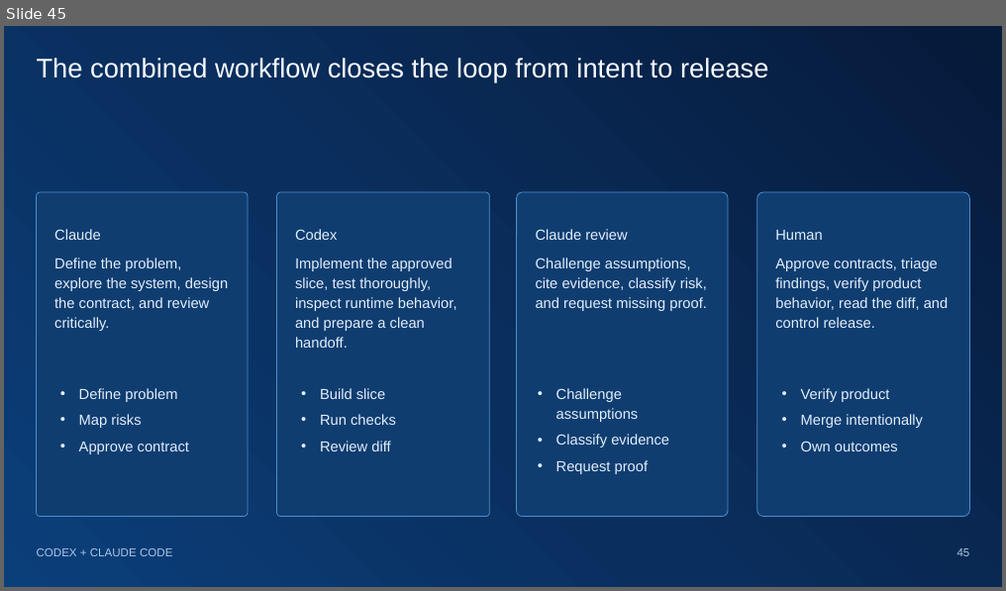
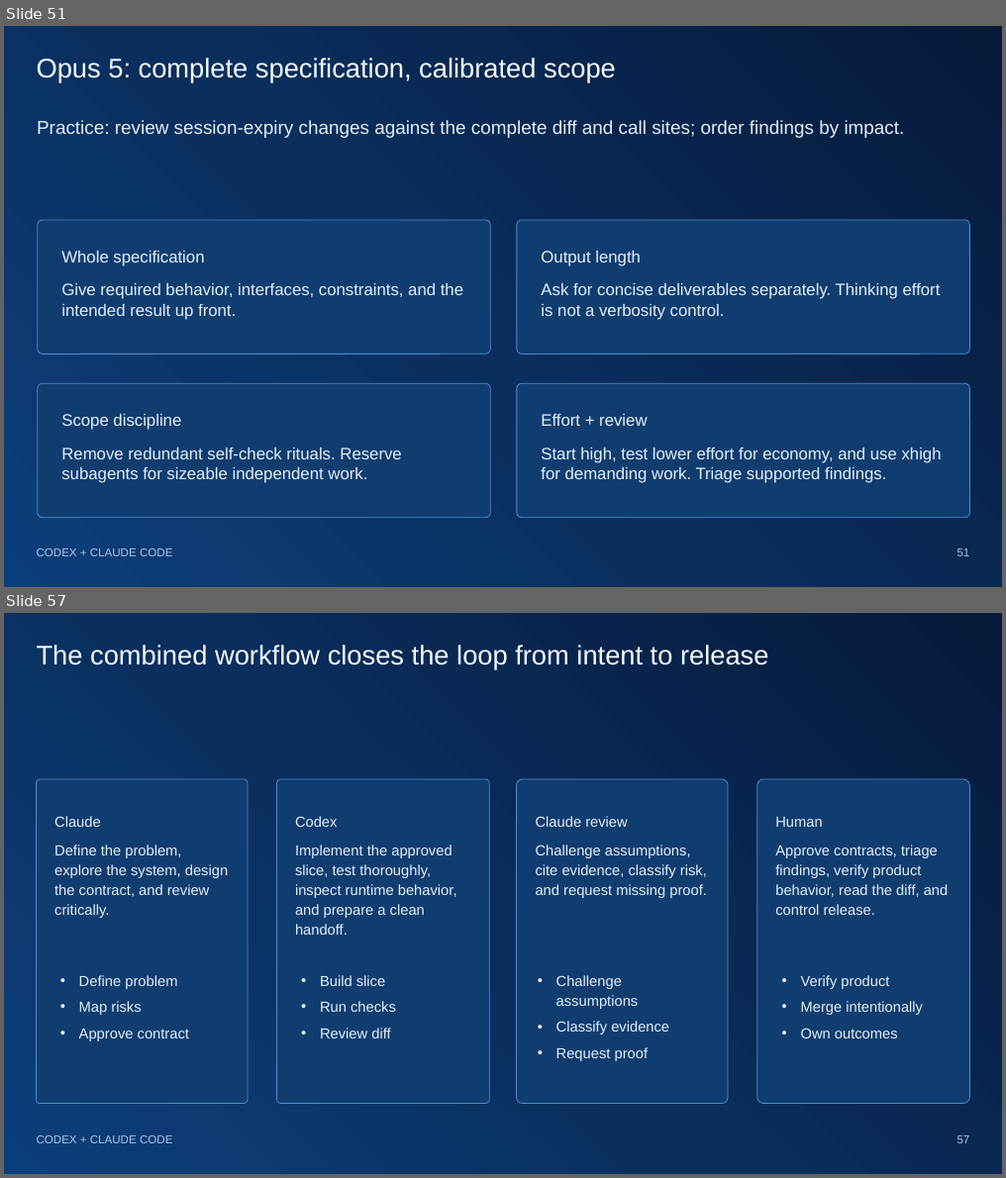
Before and after one commit to yonimillipro/codex-claude-senior-programmer-guide, a slide deck: presentation/Codex-and-Claude-Senior-Programmer-Guide-Updated-2026-10.pptx. Shown one above the other, each under a label of ours: slide 45 before the commit, slides 51 and 57 after it; the slides between them are not shown. The pictures are 1006x591 and 1006x1178 pixels, drawn with LibreOffice and Linux fonts; fonts in the diff are those of the drawing. Boxes give left, top, right and bottom in pixels: in the first picture for what was removed or moved away, otherwise in the second. Text is boxed around its words. In the diff, an @@ line names an element or a change of style, - is before the commit and + after.

```diff
--- a/presentation/Codex-and-Claude-Senior-Programmer-Guide-Updated-2026-10.pptx
+++ b/presentation/Codex-and-Claude-Senior-Programmer-Guide-Updated-2026-10.pptx
@@ slide 51 added at box(4, 26, 1002, 587), background gradient #061A3A to #0A2E5D to #0B3F7A @@
@@ title added at box(37, 58, 616, 81), 26 pt, text #F6FAFF @@
+Opus 5: complete specification, calibrated scope
@@ text added at box(37, 120, 905, 138), 18 pt, text #E2EEFC @@
+Practice: review session-expiry changes against the complete diff and call sites; order findings by impact.
@@ rounded rectangle added at box(38, 220, 491, 354), fill #103D70, outline #4D8FCE 0.75 pt @@
@@ rounded rectangle added at box(517, 220, 969, 354), fill #103D70, outline #4D8FCE 0.75 pt @@
@@ text added at box(61, 251, 463, 320), 16 pt, text #E2EEFC @@
+Whole specification
+Give required behavior, interfaces, constraints, and the intended result up front.
@@ text added at box(541, 251, 941, 320), 16 pt, text #E2EEFC @@
+Output length
+Ask for concise deliverables separately. Thinking effort is not a verbosity control.
@@ rounded rectangle added at box(38, 383, 491, 518), fill #103D70, outline #4D8FCE 0.75 pt @@
@@ rounded rectangle added at box(517, 383, 969, 518), fill #103D70, outline #4D8FCE 0.75 pt @@
@@ text added at box(61, 414, 401, 483), 16 pt, text #E2EEFC @@
+Scope discipline
+Remove redundant self-check rituals. Reserve subagents for sizeable independent work.
@@ text added at box(541, 414, 942, 483), 16 pt, text #E2EEFC @@
+Effort + review
+Start high, test lower effort for economy, and use xhigh for demanding work. Triage supported findings.
@@ text added at box(37, 549, 172, 557), 11 pt, text #A9C7E8 @@
+CODEX + CLAUDE CODE
@@ page number added at box(957, 549, 970, 557), 11 pt, text #A9C7E8 @@
+51
@@ what was slide 45 is now slide 57 @@
@@ page number at box(957, 1136, 970, 1144): text changed @@
-45
+57
```
Also in this commit, not shown: 3 slides changed, 11 other slides added, 5 other files.
